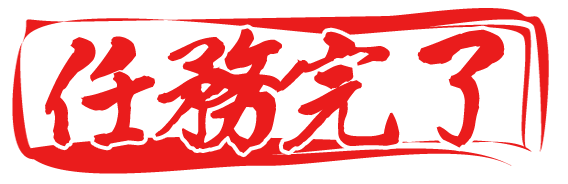
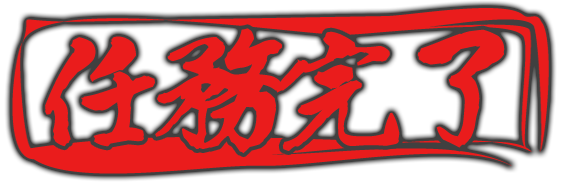
Comparing the layer stacks of the two 568×184 images. Changes:
added group "グループ 1" with 3 layers over [12, 8, 549, 174]
moved "任務完了" into group "グループ 1" over [45, 28, 505, 154]
moved "レイヤー 1" into group "グループ 1" over [12, 8, 549, 174]
